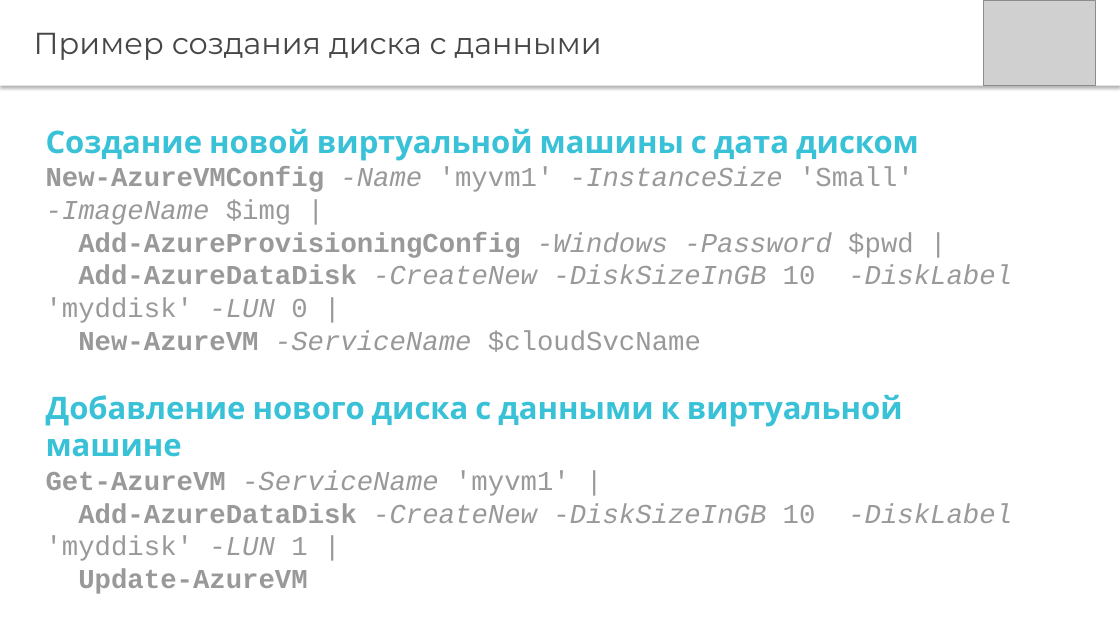
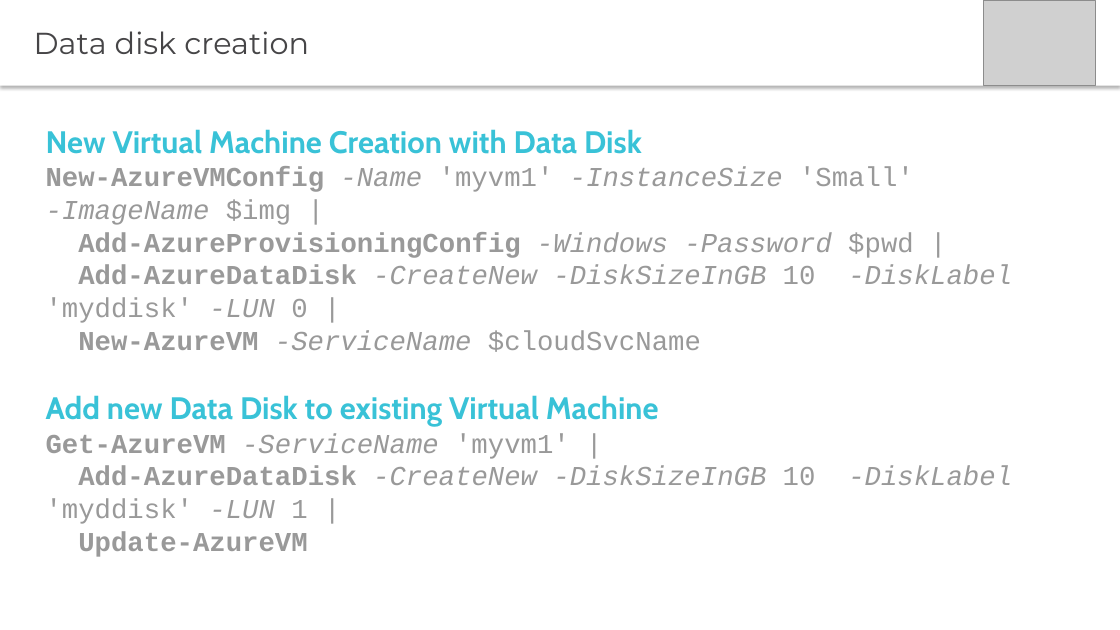
Before and after one commit to PyroJoke/AzureBootcamp2015Kharkiv, a slide deck: slide 15 of Virtual Machines Automated Deployment/Global Azure Bootcamp - Automating Azure VMs with Powershell.pptx. Drawn at 1120x630 pixels with LibreOffice and Linux fonts; fonts in the diff are those of the drawing; grey boxes stand for pictures. Boxes give left, top, right and bottom in pixels: in the first picture for what was removed or moved away, otherwise in the second. Text is boxed around its words. In the diff, an @@ line names an element or a change of style, - is before the commit and + after.

```diff
--- a/Virtual Machines Automated Deployment/Global Azure Bootcamp - Automating Azure VMs with Powershell.pptx
+++ b/Virtual Machines Automated Deployment/Global Azure Bootcamp - Automating Azure VMs with Powershell.pptx
@@ text at [34, 31, 309, 54]: text changed @@
-Пример создания диска с данными
+Data disk creation
@@ text at [46, 129, 642, 154]: text changed @@
-Создание новой виртуальной машины с дата диском
+New Virtual Machine Creation with Data Disk
@@ text at [46, 395, 659, 427]: text changed @@
-Добавление нового диска с данными к виртуальной машине
+Add new Data Disk to existing Virtual Machine
```
Also in this commit, not shown: 15 other slides changed, 10 slides added, 1 slide removed, 2 other files.
